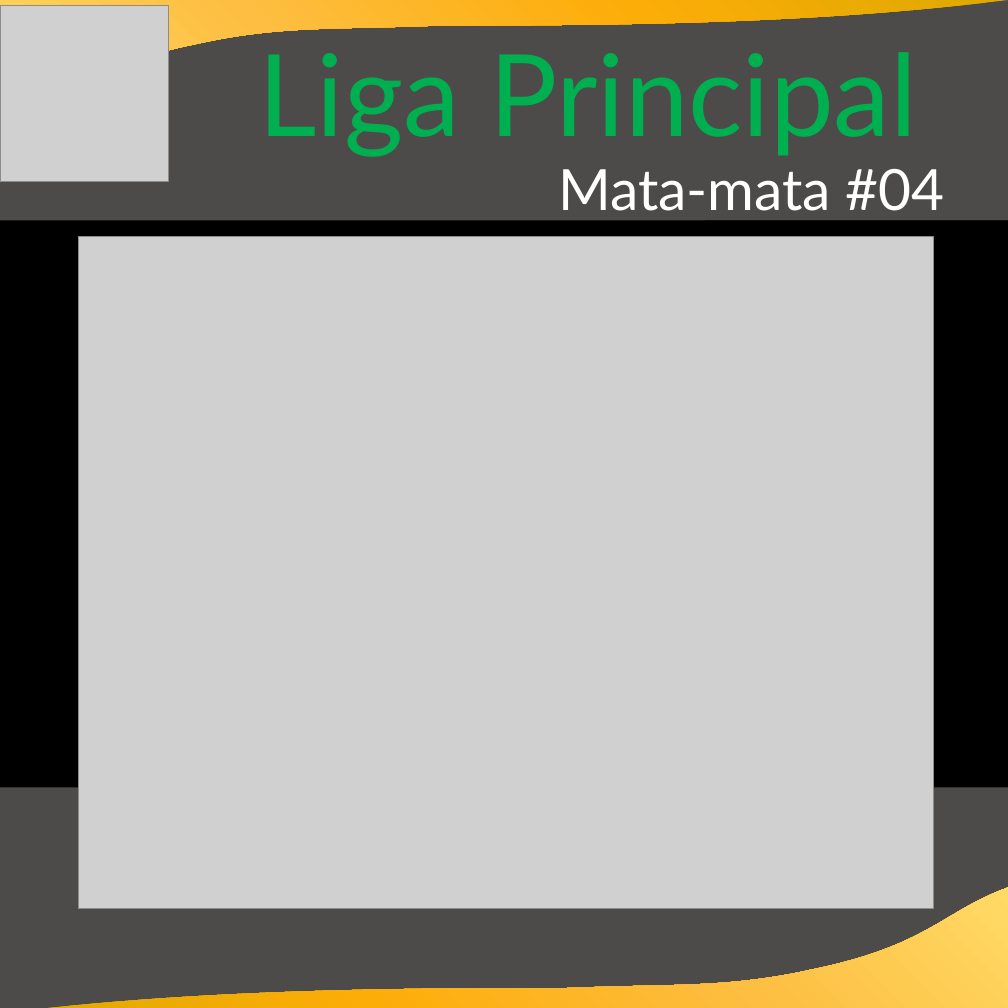
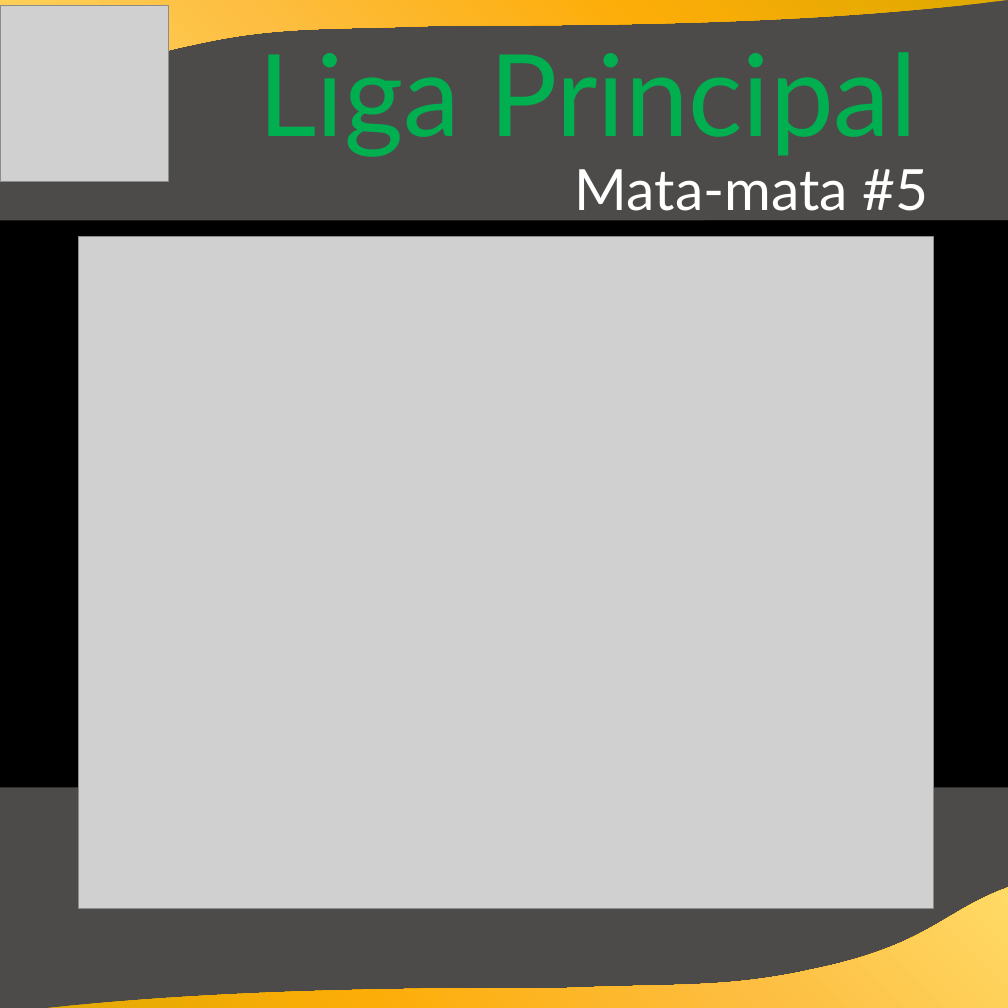
Before and after one commit to cknakayama/automacao_ligaroletarussa2021, a slide deck: slide 5 of Informativos.pptx. Drawn at 1008x1008 pixels with LibreOffice and Linux fonts; fonts in the diff are those of the drawing; grey boxes stand for pictures; background and template pictures are left out. Boxes give left, top, right and bottom in pixels: in the first picture for what was removed or moved away, otherwise in the second. Text is boxed around its words. In the diff, an @@ line names an element or a change of style, - is before the commit and + after.

```diff
--- a/Informativos.pptx
+++ b/Informativos.pptx
@@ text at [575, 169, 928, 211]: text changed @@
-Mata-mata #04
+Mata-mata #5
```
Also in this commit, not shown: 8 other slides changed, 2 other files.
